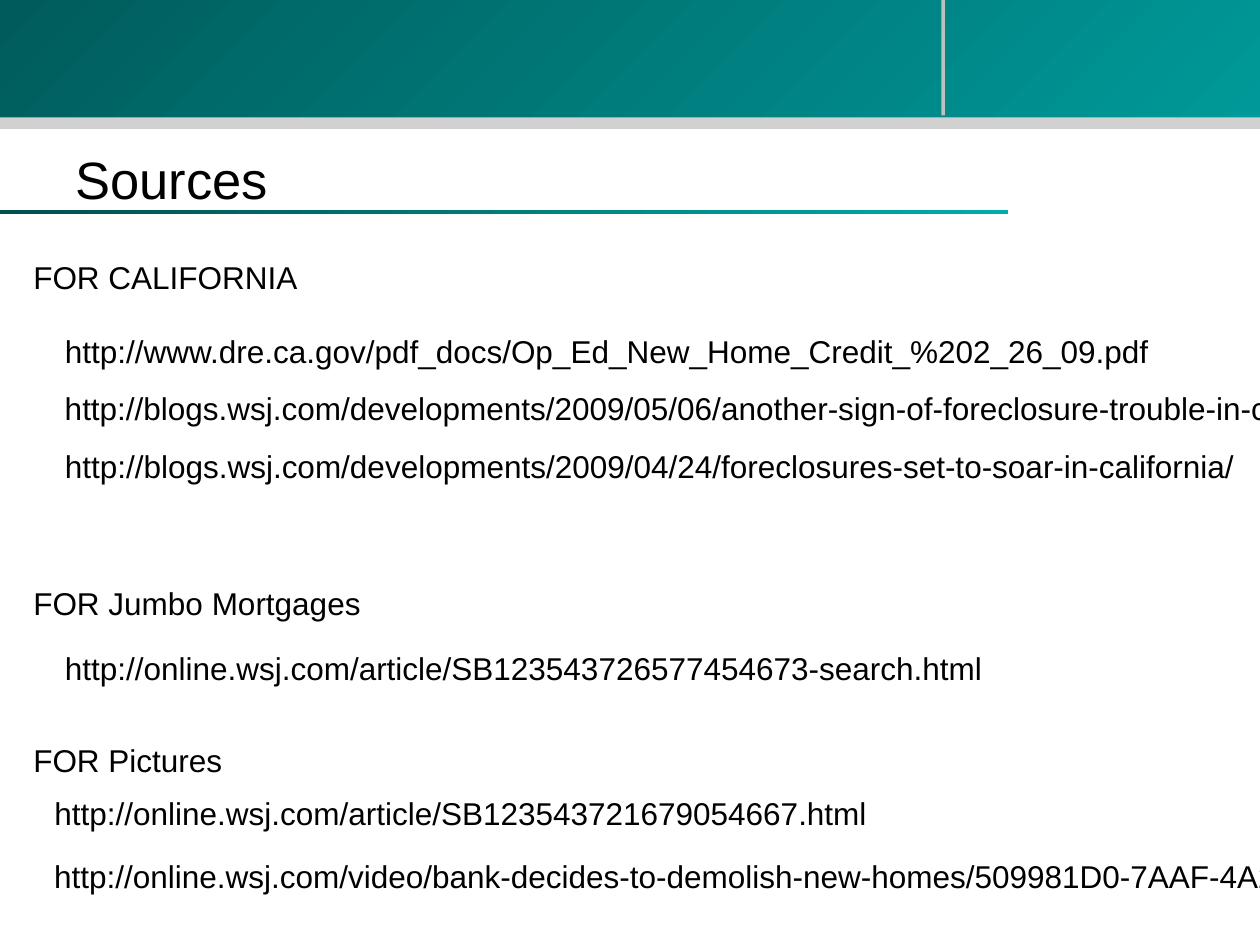
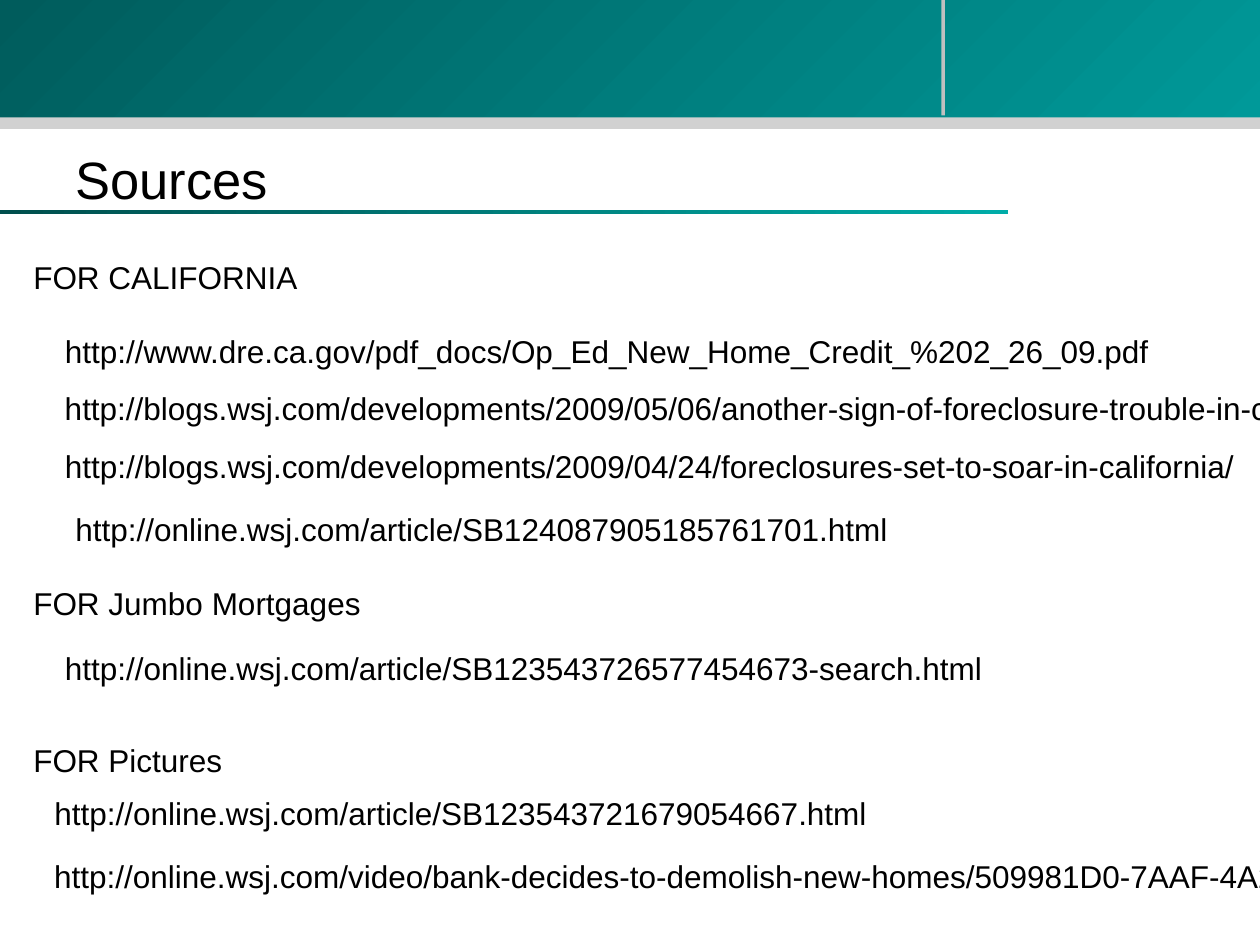
Before and after one commit to zhouzhenghui/svnrepository, a slide deck: slide 35 of SVNRepository/Presentation/M.Eng Final Presentation-take2.ppt (slide 33 before the commit). Drawn at 1260x945 pixels with LibreOffice and Linux fonts; fonts in the diff are those of the drawing; background and template pictures are left out. Boxes give left, top, right and bottom in pixels: in the first picture for what was removed or moved away, otherwise in the second. Text is boxed around its words. In the diff, an @@ line names an element or a change of style, - is before the commit and + after.

```diff
--- a/SVNRepository/Presentation/M.Eng Final Presentation-take2.ppt
+++ b/SVNRepository/Presentation/M.Eng Final Presentation-take2.ppt
@@ text added at (75,518,887,547), 18 pt, text #000000 @@
+http://online.wsj.com/article/SB124087905185761701.html
```
Also in this commit, not shown: 3 other slides changed, 2 slides added.
